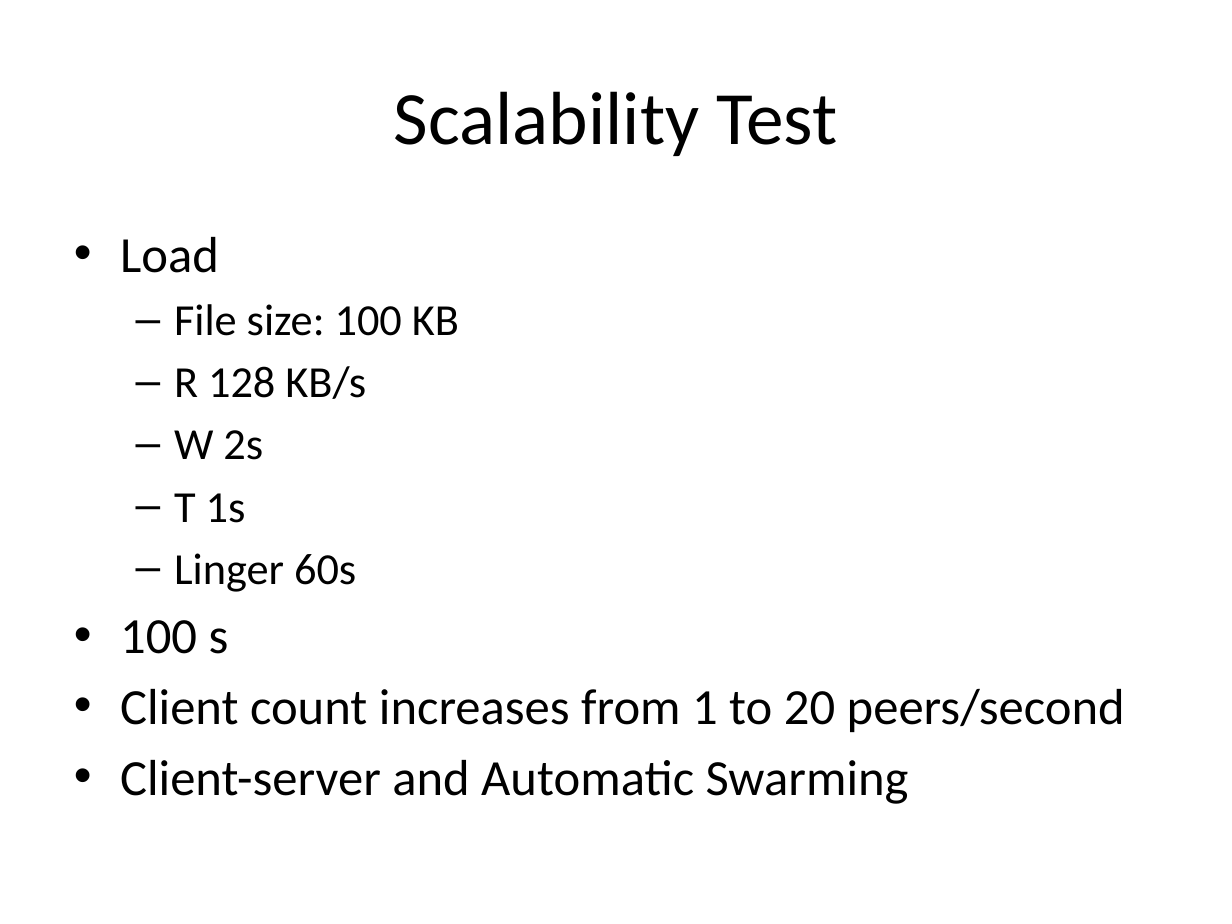
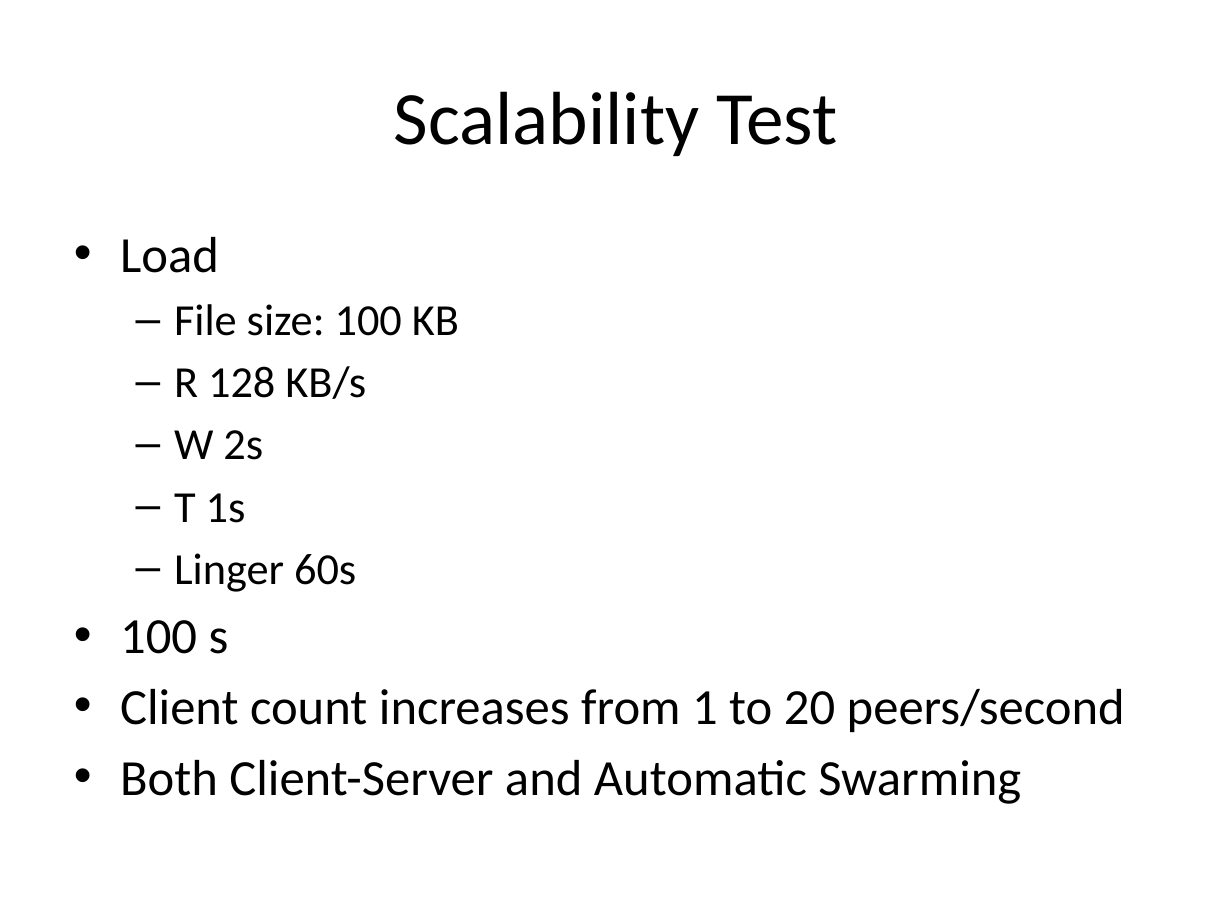
Before and after one commit to rdp/p2pwebclient, a slide deck: slide 19 of thesis_presentation/How to Make the Internet Faster.pptx. Drawn at 1232x924 pixels with LibreOffice and Linux fonts; fonts in the diff are those of the drawing. Boxes give left, top, right and bottom in pixels: in the first picture for what was removed or moved away, otherwise in the second. Text is boxed around its words. In the diff, an @@ line names an element or a change of style, - is before the commit and + after.

```diff
--- a/thesis_presentation/How to Make the Internet Faster.pptx
+++ b/thesis_presentation/How to Make the Internet Faster.pptx
@@ text at [120, 760, 1021, 804]: text changed @@
-• Client-server and Automatic Swarming
+• Both Client-Server and Automatic Swarming
```
Also in this commit, not shown: 6 other slides changed, 1 slide added.
